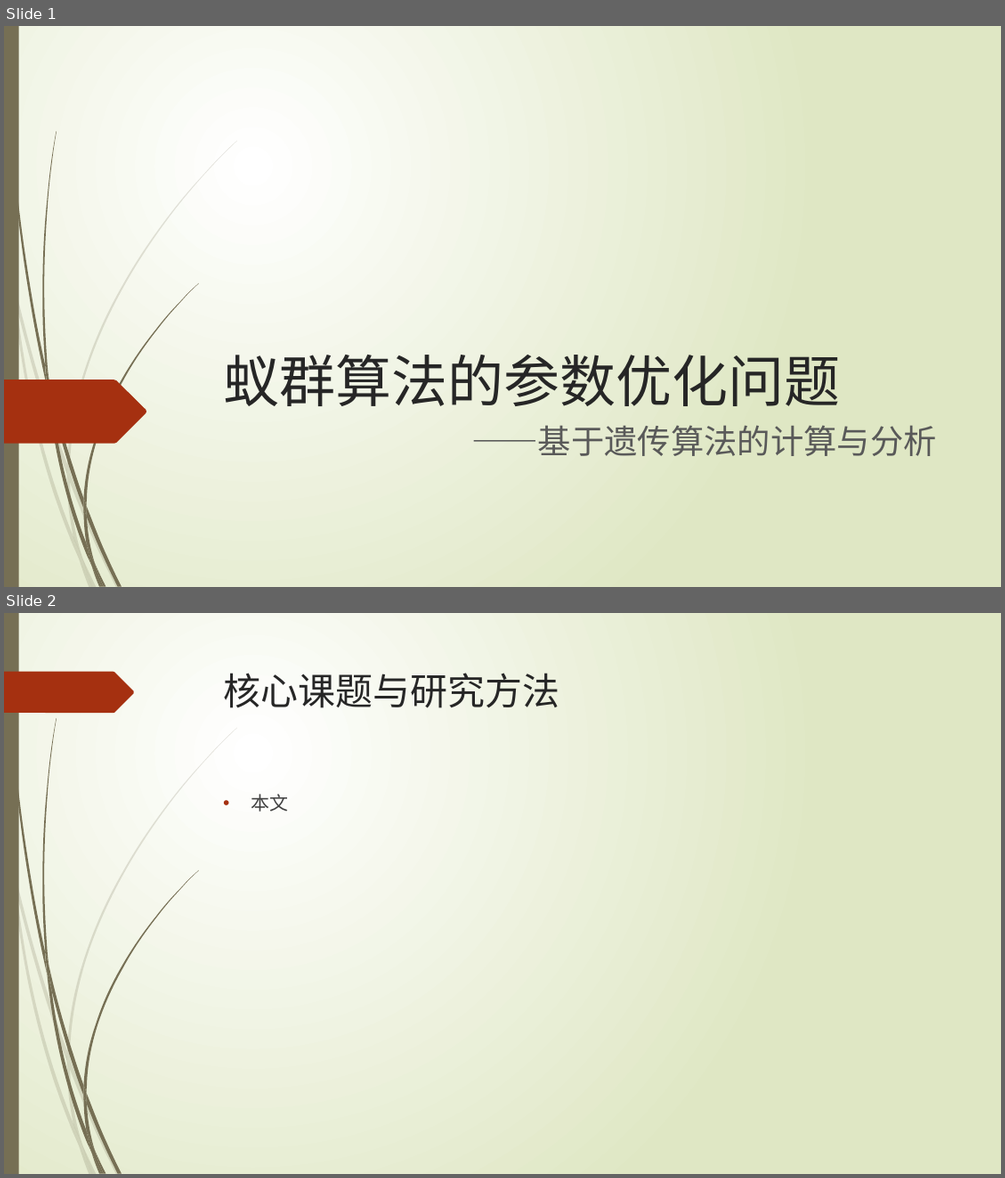
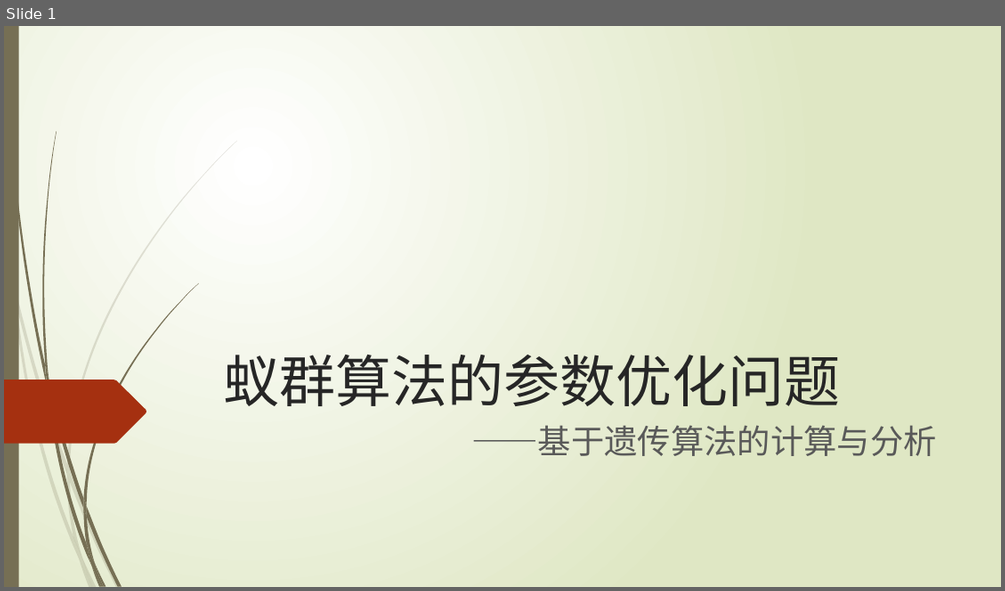
Before and after one commit to sigh0829/ga_aco, a slide deck: src/main/resources/draft/答辩演示文稿.pptx. Shown one above the other, each under a label of ours: slides 1 and 2 before the commit, slide 1 after it. The pictures are 1005x1178 and 1005x591 pixels, drawn with LibreOffice and Linux fonts; fonts in the diff are those of the drawing. Boxes give left, top, right and bottom in pixels: in the first picture for what was removed or moved away, otherwise in the second. Text is boxed around its words. In the diff, an @@ line names an element or a change of style, - is before the commit and + after.

```diff
--- a/src/main/resources/draft/答辩演示文稿.pptx
+++ b/src/main/resources/draft/答辩演示文稿.pptx
@@ slide 2 removed at (x1=4, y1=613, x2=1001, y2=1174), background gradient #FFFFFF to #DFE8C4; not listed: 23 template elements that a slide beside it also shows @@
@@ freeform shape removed at (x1=4, y1=672, x2=134, y2=713) @@
@@ title removed at (x1=224, y1=673, x2=560, y2=708) @@
-核心课题与研究方法
@@ text removed at (x1=251, y1=794, x2=289, y2=811) @@
-• 本文
```
Also in this commit, not shown: 2 slides changed, 5 slides added.
